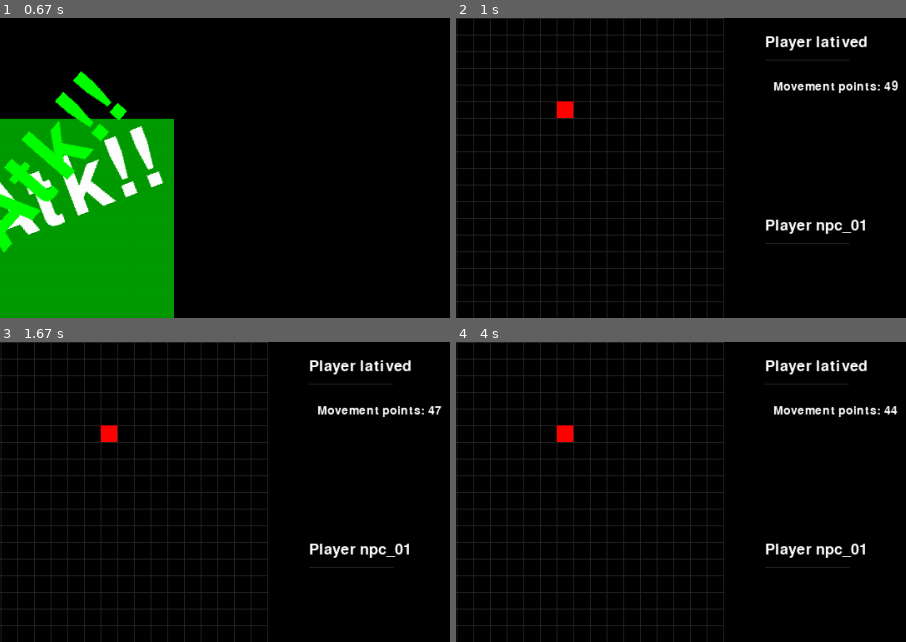
Above: before the commit, frames 1-4 (two rows, left to right).
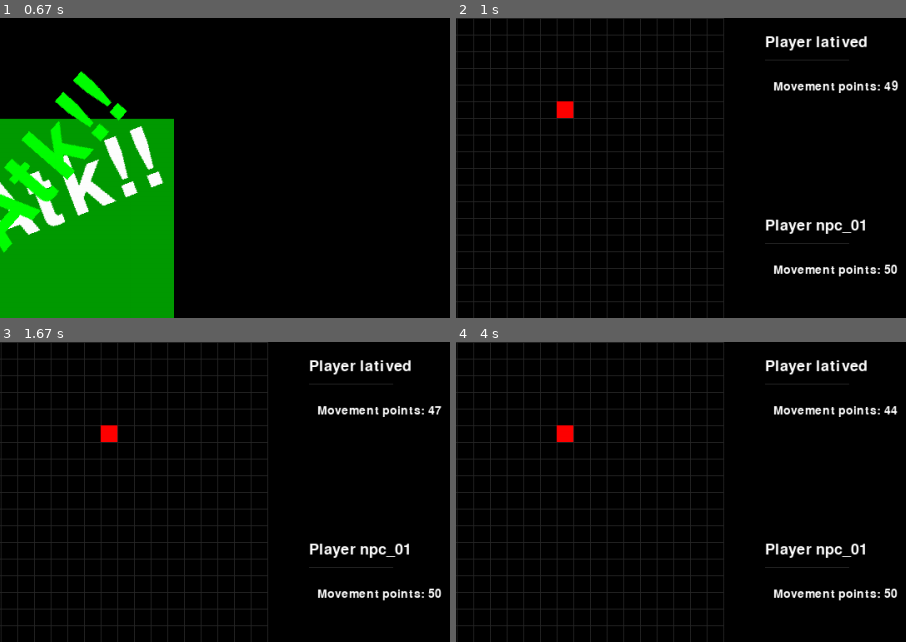
Above: after the commit, the same moments.

Repository: latived/ia2-p1
Game: pygame game, started from game.py
The game is run twice, just before and just after one commit, with the same random seed, the same clock (stepped at 60 frames per second) and the same inputs.
Inputs:
- Up to frame 1 (0.67 s): tap Enter at 0.33 s
- Up to frame 2 (1 s): hold Right from 0.67 s (still down)
- Up to frame 3 (1.67 s): release Right at 1.13 s; hold Up 1.17-1.5 s; hold W 1.17-1.5 s; hold Right from 1.53 s (still down); hold D from 1.53 s (still down)
- Up to frame 4 (4 s): release Right at 2.12 s; release D at 2.12 s; hold Left 2.15-2.87 s; hold A 2.15-2.87 s; hold Down 2.9-3.75 s; hold S 2.9-3.75 s; hold Left from 3.78 s (still down); hold A from 3.78 s (still down)
The pictures show only the part of the screen within x 30-80%, y 0-50%; the shares and areas given below are measured in that part.

Frame 1 is identical in both runs. In frame 2, 0.5% of the frame differs, in the area x 70-99%, y 82-87%; in frame 3, 0.5%; in frame 4, 0.5%.

Commit message:
Added npc movement points info.

Diff:
--- a/game.py
+++ b/game.py
@@ -241,6 +241,15 @@
                      (BOARDWIDTH + 50, BOARDHEIGHT//2 + 30),
                      (BOARDWIDTH + 150, BOARDHEIGHT//2 + 30))
 
+    # add attributes (ap, mp, atks, ...)
+    mpSurf, mpRect = makeText(STATUSFONT,
+                              'Movement points: {}'.format(dotNpc.movement_points),
+                              TEXTCOLOR,
+                              None,
+                              BOARDWIDTH  + 60,
+                              BOARDHEIGHT//2 + 55)
+    DISPLAYSURF.blit(mpSurf, mpRect)
+
 
 def drawOptions():
     # separators at horizontal and vertical right beside and alongside last board point
